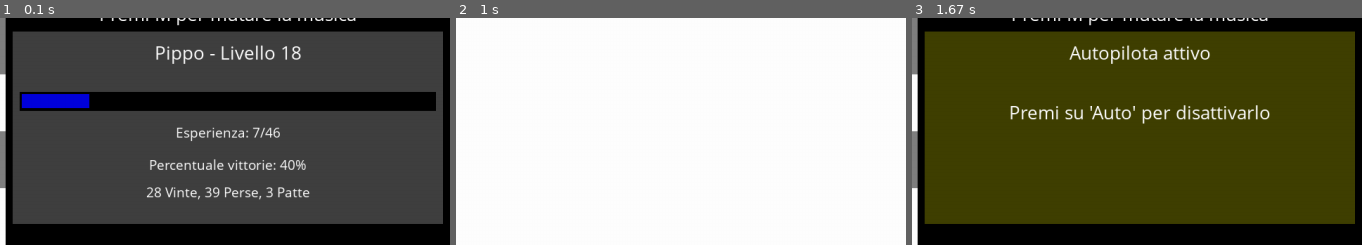
Above: before the commit, frames 1-3 (left to right).
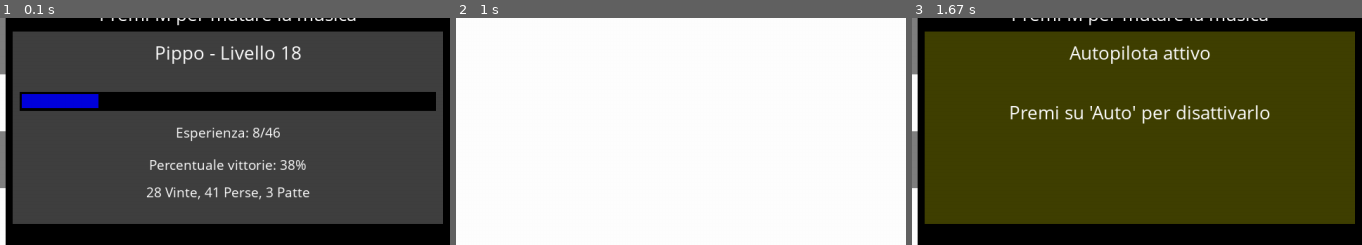
Above: after the commit, the same moments.

Repository: AlessandroBonomo28/pygame-tests
Game: pygame game, started from dama/game.py
Two runs of this game, one before a commit and one after it. Both use one fixed random seed, a clock stepped at 60 frames per second and the inputs below.
Inputs (mouse positions are % of the whole screen's width and height, from its top left):
- Up to frame 1 (0.1 s): no input
- Up to frame 2 (1 s): click (50, 50) at 0.38 s; click "Auto" at 0.72 s
- Up to frame 3 (1.67 s): click (76, 66) at 1.55 s
The pictures show only the part of the screen within x 50-100%, y 50-100%; the shares and areas given below are measured in that part.

The runs differ from the first frame. In frame 1, 0.4% of the frame differs, in the area x 19-66%, y 33-80%; in frame 2, nothing differs; in frame 3, nothing differs.

Commit message:
wrong sound when click red AI

Diff:
--- a/dama/data/player.json
+++ b/dama/data/player.json
@@ -1 +1 @@
-{"ID": "d1777a66-8de1-49c7-bfe4-803f7183def0", "name": "Pippo", "experience": 7.645838118205731, "draws": 3, "total_experience": 426, "level": 18, "losses": 39, "wins": 28}
+{"ID": "d1777a66-8de1-49c7-bfe4-803f7183def0", "name": "Pippo", "experience": 8.645838118205731, "draws": 3, "total_experience": 427, "level": 18, "losses": 41, "wins": 28}
--- a/dama/game.py
+++ b/dama/game.py
@@ -443,6 +443,7 @@
 			resetGame()
 			break
 
+		# clicked on button enable black AI
 		if not hide_button_enable_black_AI and event.type == pygame.MOUSEBUTTONUP and button_enable_black_AI.mouse_over(pygame.mouse.get_pos()):
 			BLACK_AI_enabled = not BLACK_AI_enabled
 			auto_reset = True if BLACK_AI_enabled else False
@@ -491,6 +492,10 @@
 						suggestedMoves = None
 						print("No moves available for this piece")
 						pygame.mixer.Sound.play(wrong_sound)
+				elif selectedPiece and selectedPiece.color != board.whoMoves():
+					pygame.mixer.Sound.play(wrong_sound)
+					selectedPiece = None
+					suggestedMoves = None
 				else:
 					selectedPiece = None
 					suggestedMoves = None
